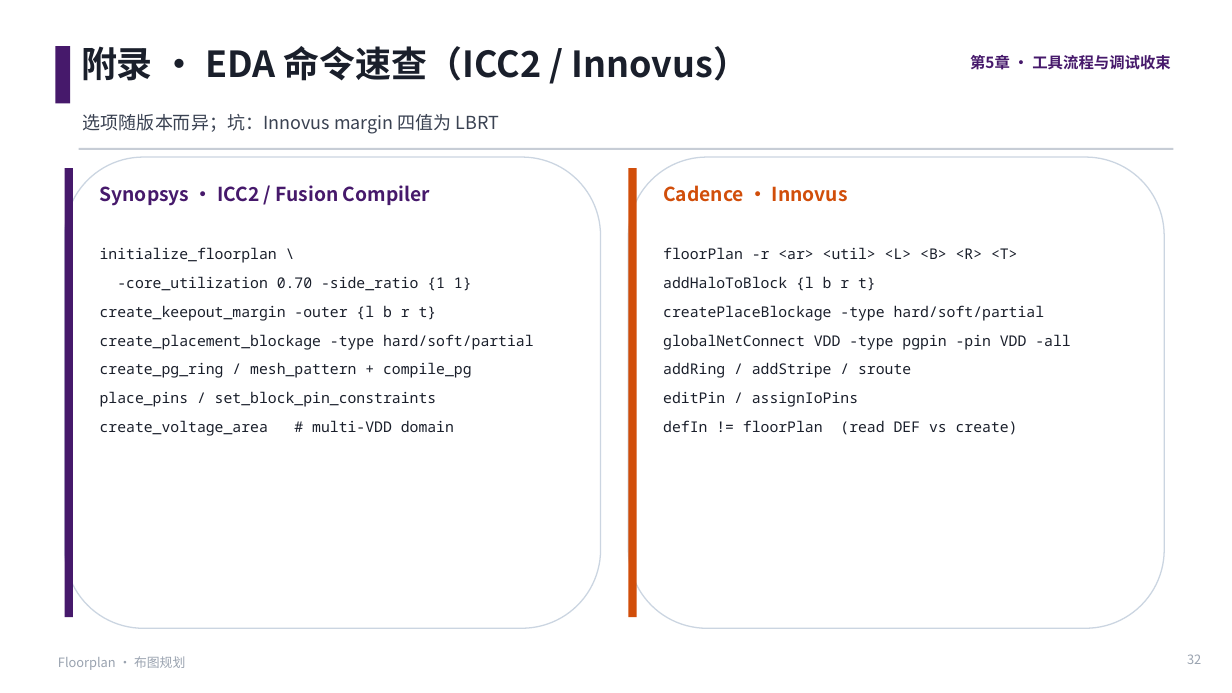
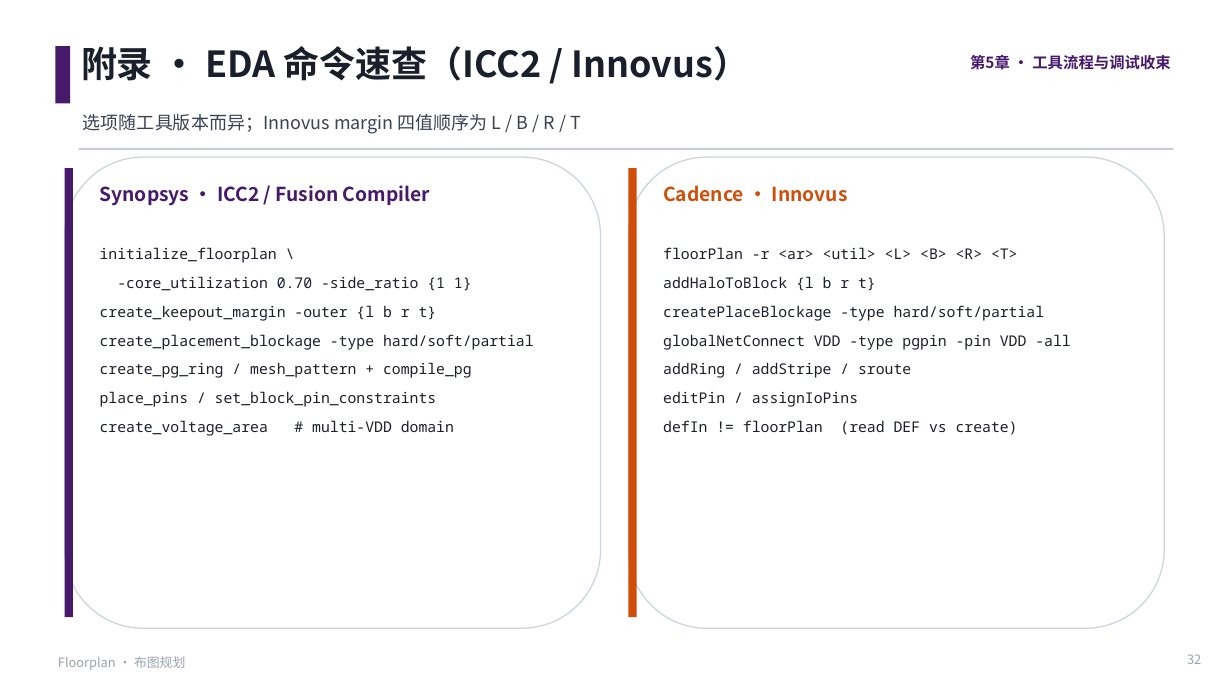
Before and after one commit to JinChengZ18/IC_Learning_Material, a slide deck: slide 32 of IC_Backend_Notes/slides/05_Floorplan - 副本.pptx. Drawn at 1232x693 pixels with LibreOffice and Linux fonts; fonts in the diff are those of the drawing. Boxes give left, top, right and bottom in pixels: in the first picture for what was removed or moved away, otherwise in the second. Text is boxed around its words. In the diff, an @@ line names an element or a change of style, - is before the commit and + after.

```diff
--- a/IC_Backend_Notes/slides/05_Floorplan - 副本.pptx
+++ b/IC_Backend_Notes/slides/05_Floorplan - 副本.pptx
@@ text at <box>83,114,581,134</box>: text changed @@
-选项随版本而异；坑：Innovus margin 四值为 LBRT
+选项随工具版本而异；Innovus margin 四值顺序为 L / B / R / T
```
Also in this commit, not shown: 10 other slides changed, 20 other files.
